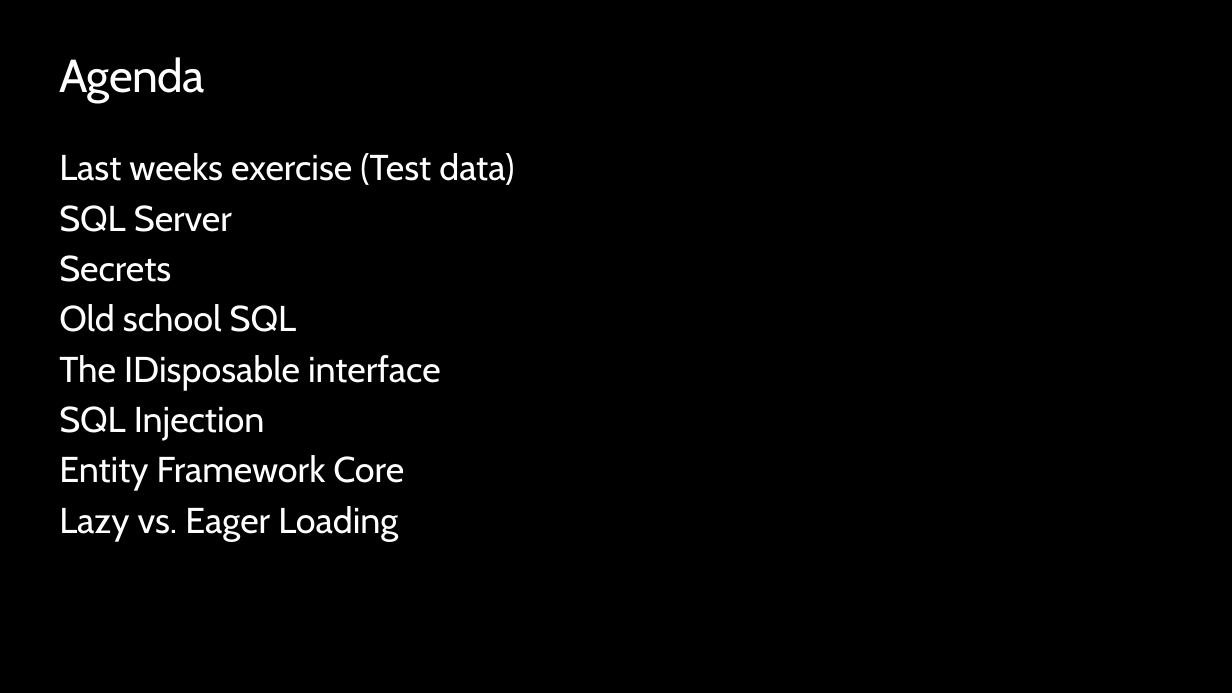
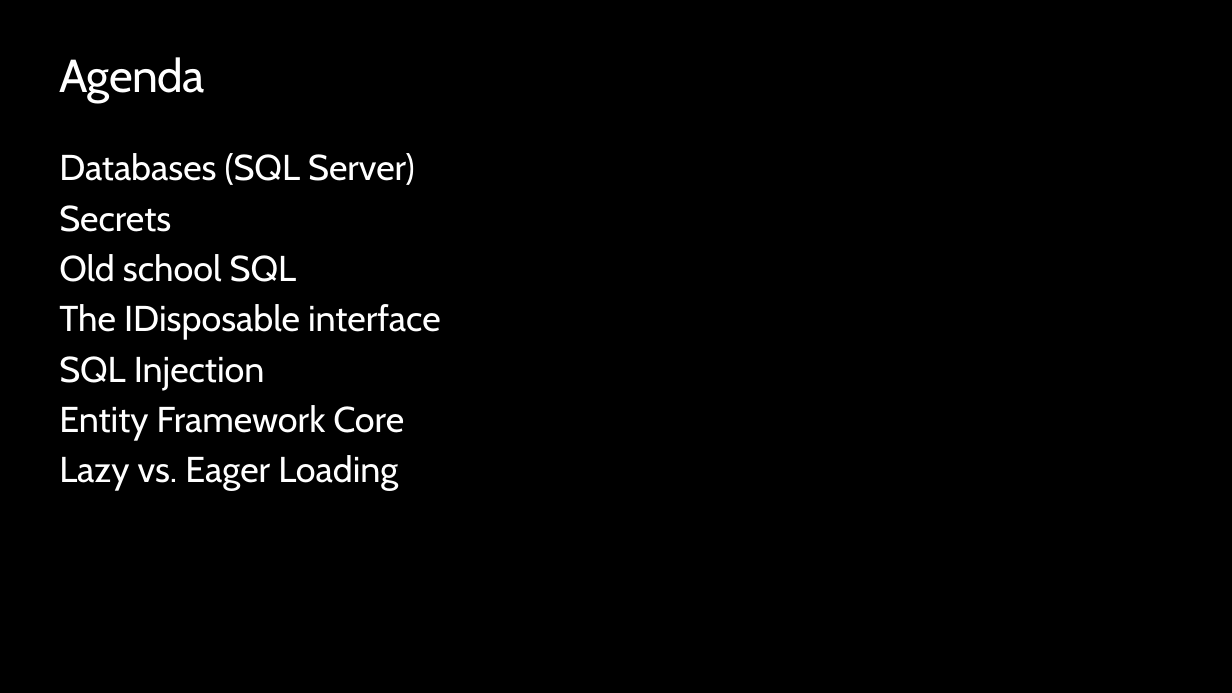
Before and after one commit to ondfisk/BDSA2020, a slide deck: slide 2 of Slides/Lecture04 - Data Access and Entity Framework Core.pptx. Drawn at 1232x693 pixels with LibreOffice and Linux fonts; fonts in the diff are those of the drawing; background and template pictures are left out. Boxes give left, top, right and bottom in pixels: in the first picture for what was removed or moved away, otherwise in the second. Text is boxed around its words. In the diff, an @@ line names an element or a change of style, - is before the commit and + after.

```diff
--- a/Slides/Lecture04 - Data Access and Entity Framework Core.pptx
+++ b/Slides/Lecture04 - Data Access and Entity Framework Core.pptx
@@ text at (59,153,415,185): text changed @@
-Last weeks exercise (Test data)
-SQL Server
+Databases (SQL Server)
```
Also in this commit, not shown: 5 slides added, 2 slides removed, 12 other files.
